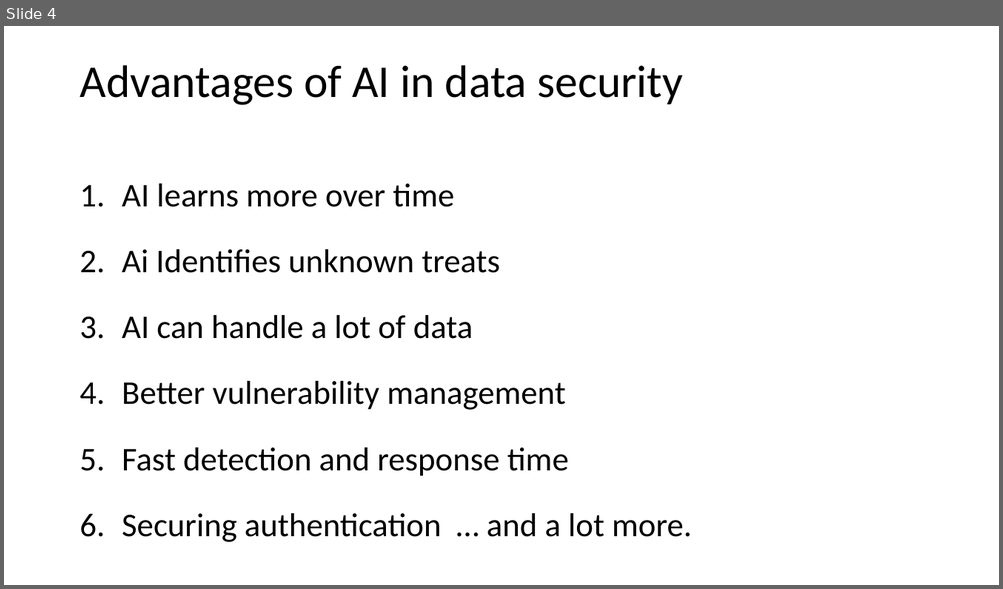
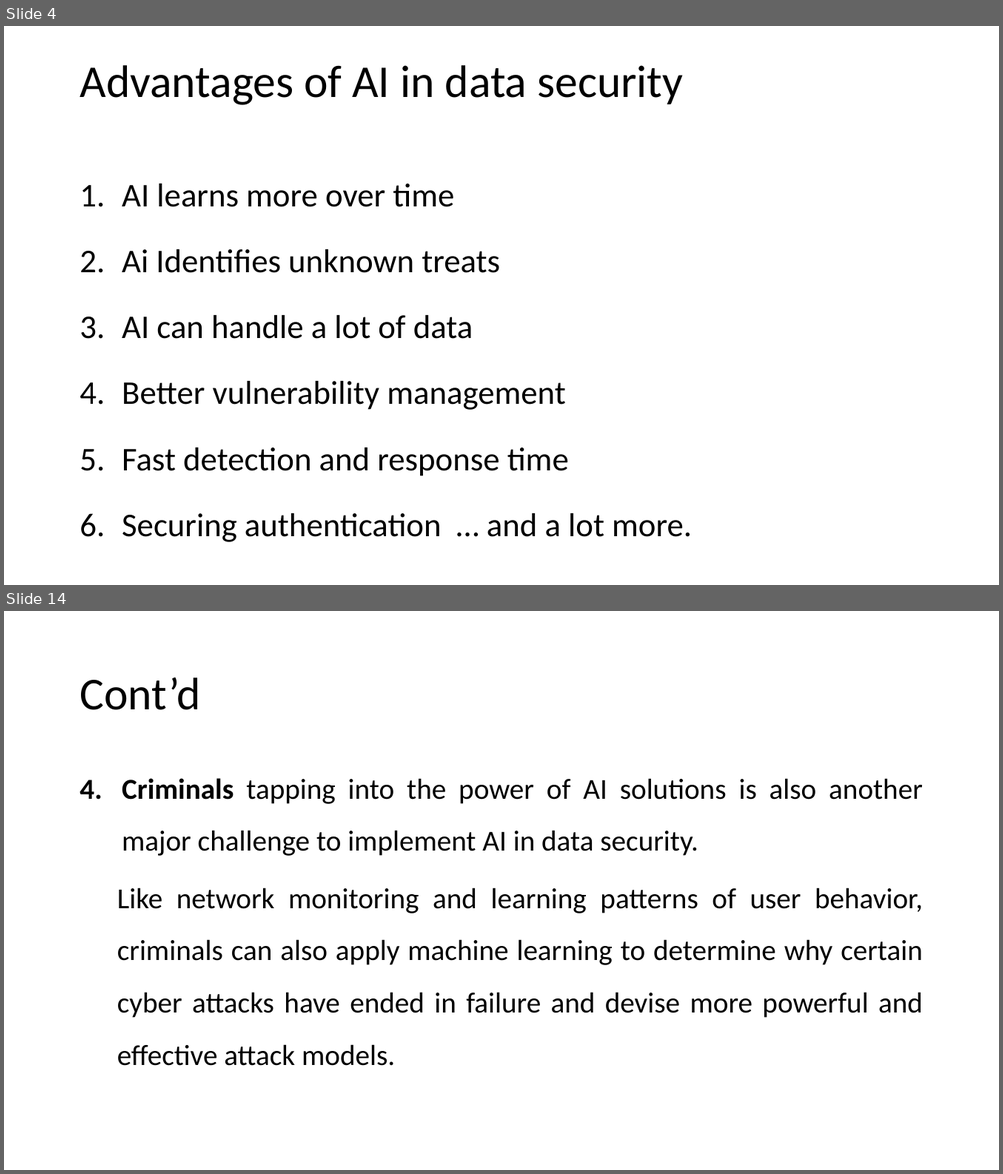
Before and after one commit to hshehabu/AI-in-data-security, a slide deck: Application of AI in Data Security.pptx. Shown one above the other, each under a label of ours: slide 4 before the commit, slides 4 and 14 after it; the slides between them are not shown. The pictures are 1003x589 and 1003x1174 pixels, drawn with LibreOffice and Linux fonts; fonts in the diff are those of the drawing. Boxes give left, top, right and bottom in pixels: in the first picture for what was removed or moved away, otherwise in the second. Text is boxed around its words. In the diff, an @@ line names an element or a change of style, - is before the commit and + after.

Commit message:
ai in data security

```diff
--- a/Application of AI in Data Security.pptx
+++ b/Application of AI in Data Security.pptx
@@ slide 14 added at bbox=[4, 611, 999, 1170], background #FFFFFF @@
@@ title added at bbox=[79, 678, 200, 710], 44 pt, text #000000 @@
+Cont’d
@@ text added at bbox=[117, 778, 922, 1066], 28 pt, text #000000 @@
+4. Criminals tapping into the power of AI solutions is also another major challenge to implement AI in data security.
+  Like network monitoring and learning patterns of user behavior, criminals can also apply machine learning to determine why certain cyber attacks have ended in failure and devise more powerful and effective attack models.
```
Also in this commit, not shown: 3 slides changed, 16 other slides added, 1 other file.
